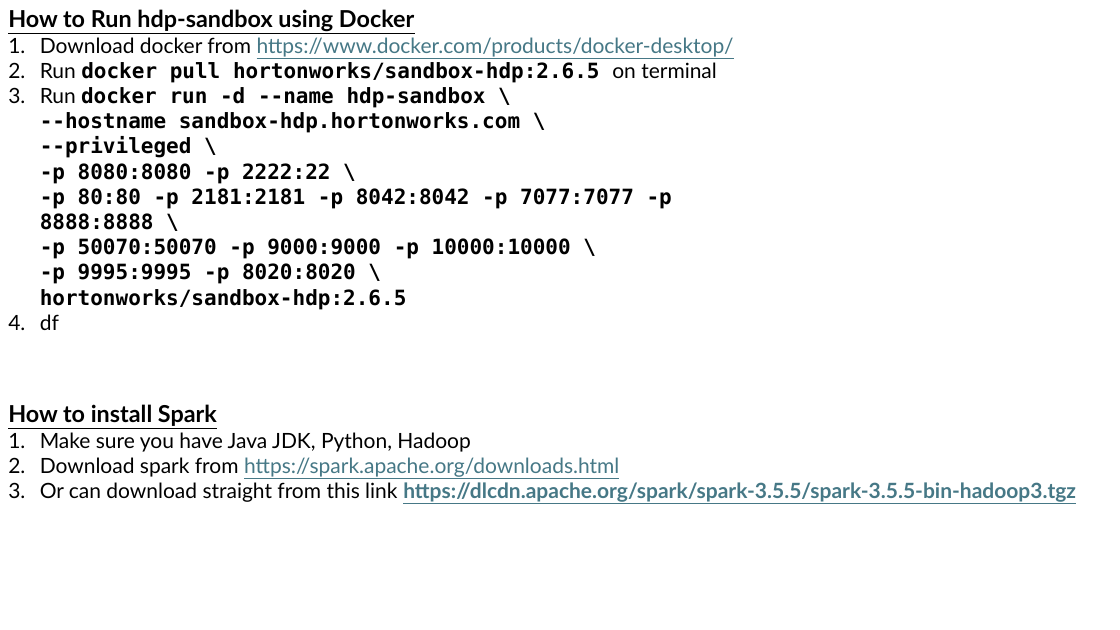
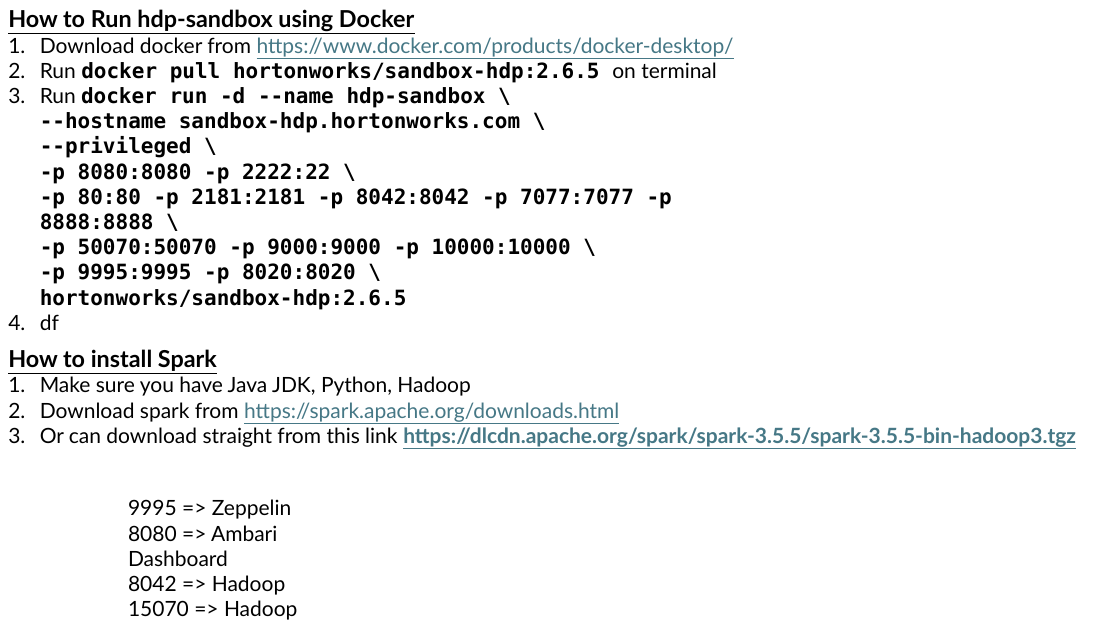
Before and after one commit to Hazim-HF/Data-Management, a slide deck: slide 2 of Data Management.pptx. Drawn at 1120x630 pixels with LibreOffice and Linux fonts; fonts in the diff are those of the drawing. Boxes give left, top, right and bottom in pixels: in the first picture for what was removed or moved away, otherwise in the second. Text is boxed around its words. In the diff, an @@ line names an element or a change of style, - is before the commit and + after.

```diff
--- a/Data Management.pptx
+++ b/Data Management.pptx
@@ text "How to install Spark": place and size @@
-text "How to install Spark" at (8, 404, 1076, 502)
+text "How to install Spark" at (8, 349, 1076, 447)
@@ text added at (128, 499, 297, 620), 18 pt, text #000000 @@
+9995 => Zeppelin
+8080 => Ambari Dashboard
+8042 => Hadoop
+15070 => Hadoop
```
Also in this commit, not shown: 1 other slide changed, 37 other files.
